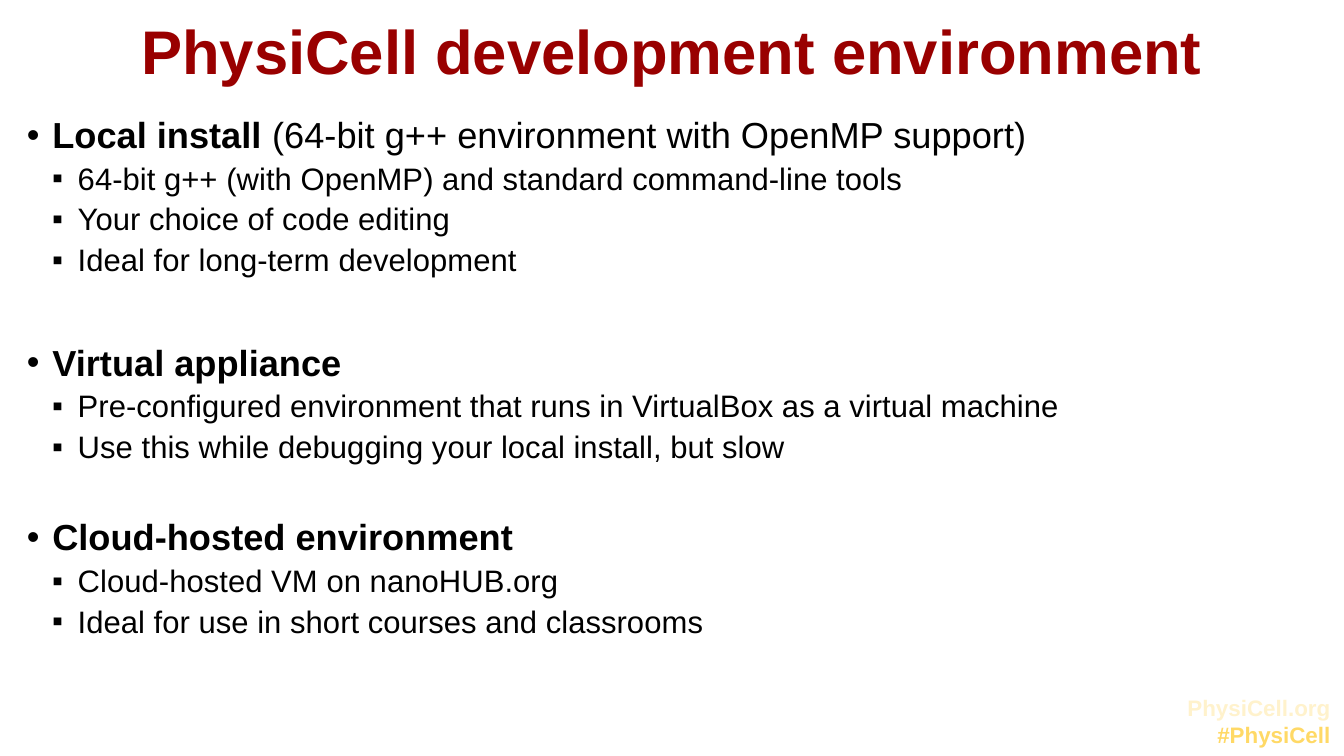
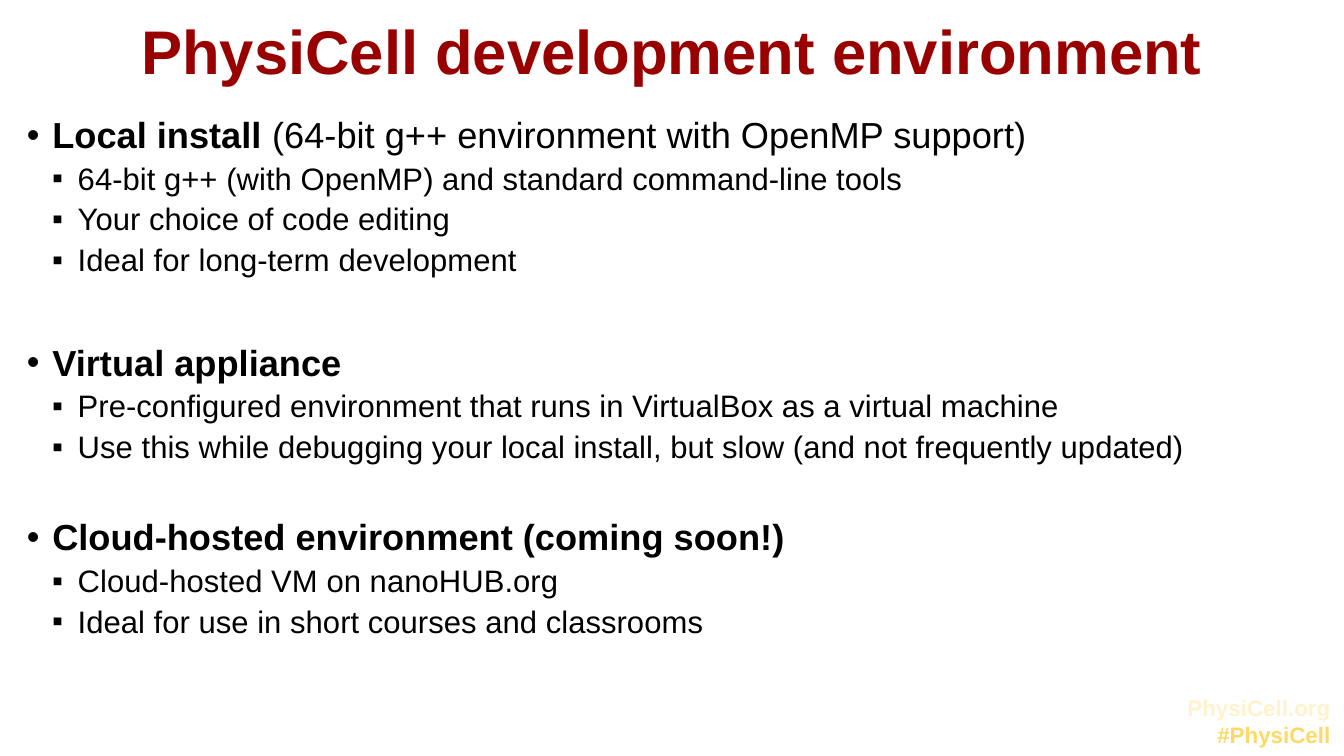
Before and after one commit to physicell-training/00-What-you-need, a slide deck: slide 3 of 00-What-you-need.pptx. Drawn at 1344x756 pixels with LibreOffice and Linux fonts; fonts in the diff are those of the drawing; background and template pictures are left out. Boxes give left, top, right and bottom in pixels: in the first picture for what was removed or moved away, otherwise in the second. Text is boxed around its words. In the diff, an @@ line names an element or a change of style, - is before the commit and + after.

```diff
--- a/00-What-you-need.pptx
+++ b/00-What-you-need.pptx
@@ text at box(52, 435, 1184, 557): text changed @@
-  ▪ Use this while debugging your local install, but slow
-• Cloud-hosted environment
+  ▪ Use this while debugging your local install, but slow (and not frequently updated)
+• Cloud-hosted environment (coming soon!)
```
Also in this commit, not shown: 2 other slides changed, 2 slides removed.
